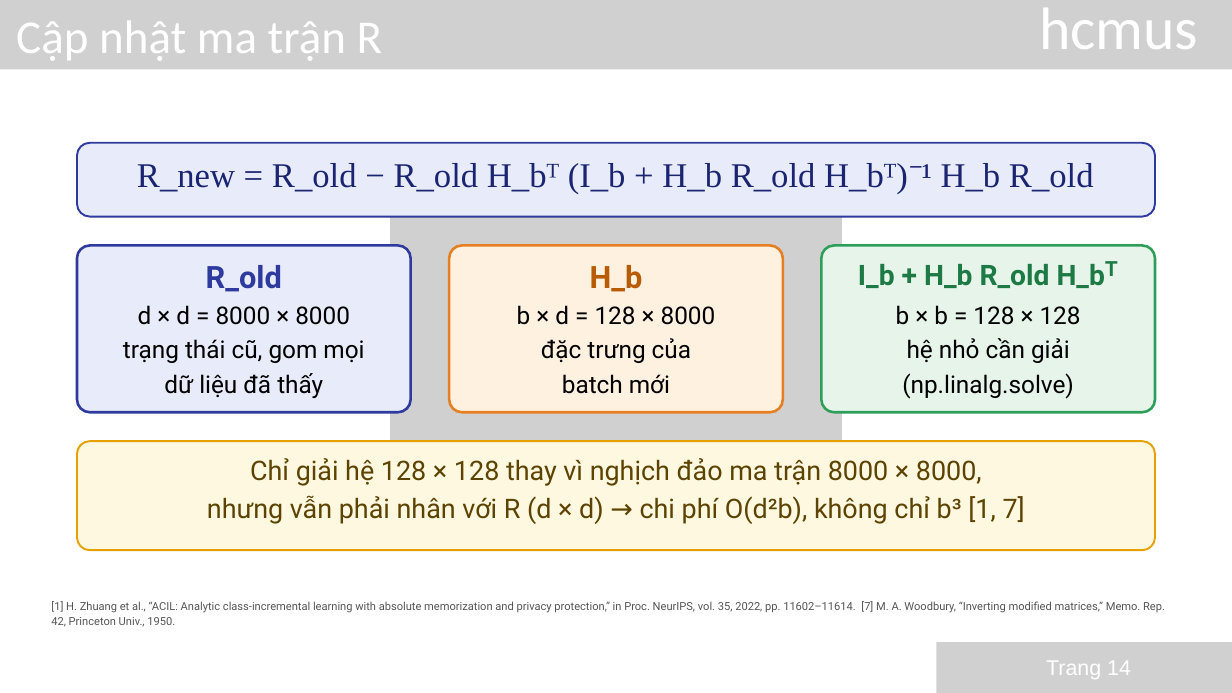
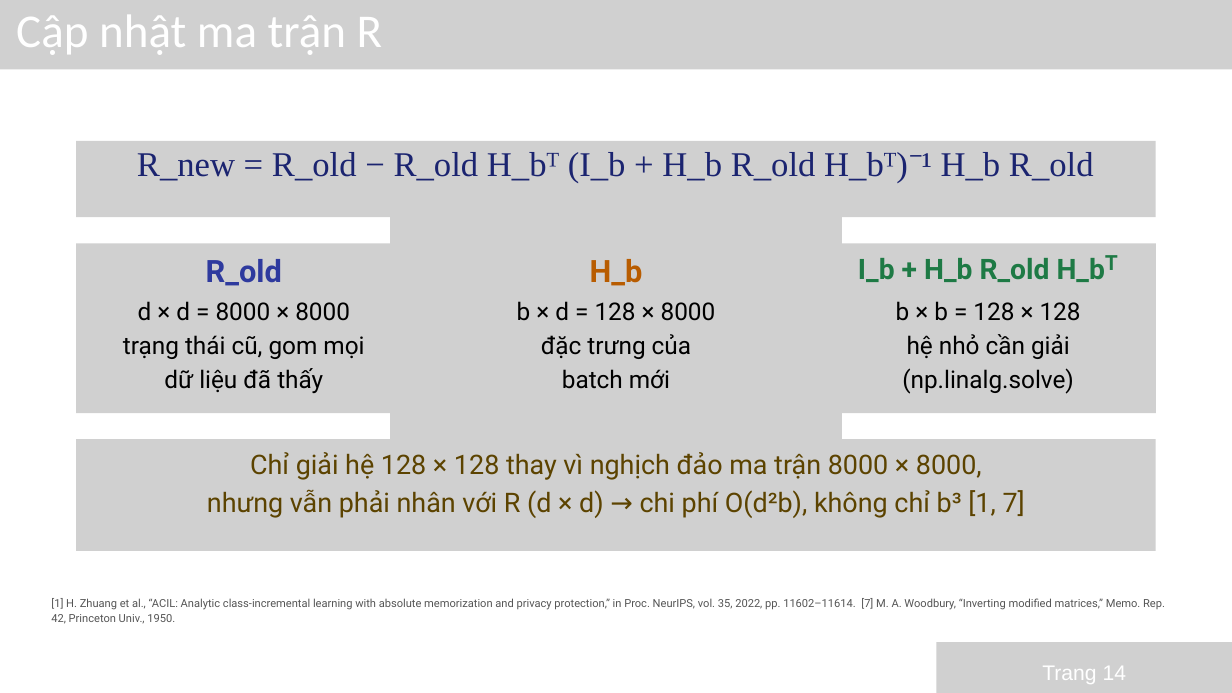
Before and after one commit to 24122050S/20-ML-Paper, a slide deck: slide 14 of slides/ACIL_Nhom3_GiuaKy.pptx. Drawn at 1232x693 pixels with LibreOffice and Linux fonts; fonts in the diff are those of the drawing; grey boxes stand for pictures. Boxes give left, top, right and bottom in pixels: in the first picture for what was removed or moved away, otherwise in the second. Text is boxed around its words. In the diff, an @@ line names an element or a change of style, - is before the commit and + after.

```diff
--- a/slides/ACIL_Nhom3_GiuaKy.pptx
+++ b/slides/ACIL_Nhom3_GiuaKy.pptx
@@ text "Cập nhật ma trận R" moved from (x1=16, y1=21, x2=383, y2=61) to (x1=16, y1=15, x2=383, y2=55) @@
@@ text removed at (x1=1039, y1=8, x2=1198, y2=49) @@
-hcmus
@@ picture added at (x1=76, y1=141, x2=1156, y2=217) @@
@@ freeform shape removed at (x1=77, y1=143, x2=1155, y2=217) @@
@@ text "R_new = R_old − R_old ..." moved from (x1=137, y1=163, x2=1094, y2=194) to (x1=137, y1=152, x2=1094, y2=183) @@
@@ picture added at (x1=76, y1=243, x2=411, y2=413) @@
@@ freeform shape removed at (x1=77, y1=245, x2=411, y2=412) @@
@@ text "R_old" moved from (x1=206, y1=265, x2=282, y2=292) to (x1=206, y1=259, x2=282, y2=286) @@
@@ picture added at (x1=448, y1=243, x2=784, y2=413) @@
@@ freeform shape removed at (x1=449, y1=245, x2=783, y2=412) @@
@@ text "H_b" moved from (x1=590, y1=265, x2=643, y2=292) to (x1=590, y1=259, x2=643, y2=286) @@
@@ freeform shape removed at (x1=821, y1=245, x2=1155, y2=412) @@
@@ picture added at (x1=821, y1=243, x2=1156, y2=413) @@
@@ text "I_b + H_b R_old H_bᵀ" moved from (x1=858, y1=261, x2=1119, y2=288) to (x1=858, y1=255, x2=1119, y2=282) @@
@@ text "d × d = 8000 ..." moved from (x1=123, y1=305, x2=364, y2=398) to (x1=123, y1=301, x2=364, y2=393) @@
@@ text "b × d = 128 ..." moved from (x1=517, y1=305, x2=716, y2=394) to (x1=517, y1=301, x2=716, y2=389) @@
@@ text "b × b = 128 ..." moved from (x1=896, y1=305, x2=1081, y2=399) to (x1=896, y1=301, x2=1081, y2=394) @@
@@ picture added at (x1=76, y1=439, x2=1156, y2=551) @@
@@ freeform shape removed at (x1=77, y1=441, x2=1155, y2=550) @@
@@ text "Chỉ giải hệ 128 × ..." moved from (x1=207, y1=458, x2=1025, y2=524) to (x1=207, y1=452, x2=1025, y2=518) @@
@@ text "Trang 14" at (x1=1042, y1=666, x2=1126, y2=684): size 25 to 24.8 pt; line spacing 35pt to 34.6pt @@
```
Also in this commit, not shown: 35 other slides changed.
